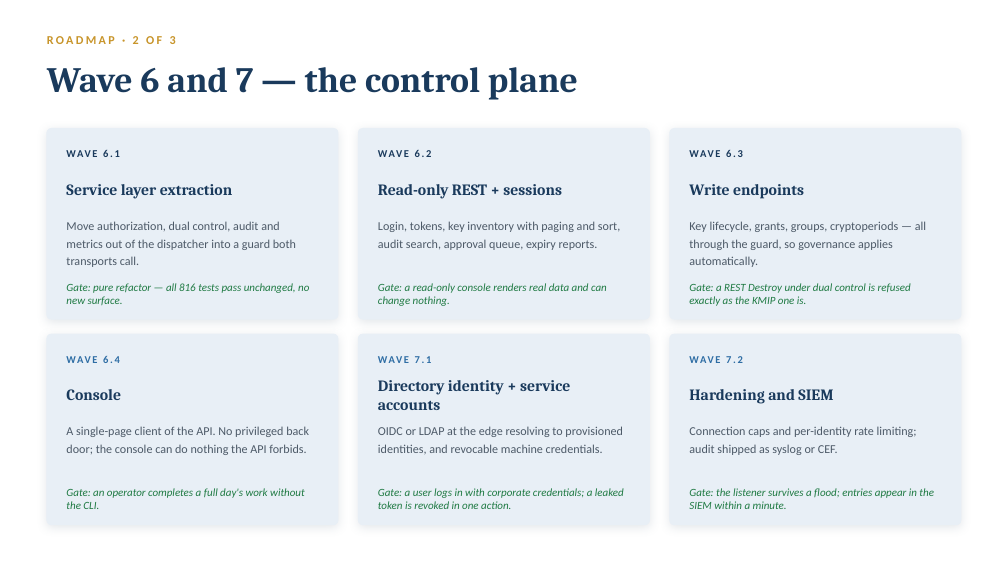
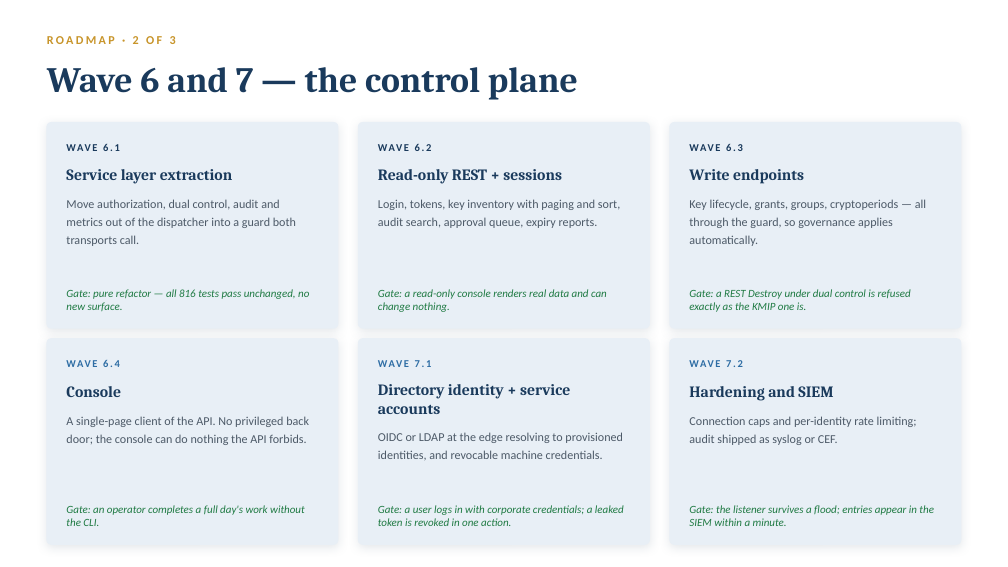
Before and after one commit to Gaillotte/Noida, a slide deck: slide 14 of KMIP_PKCS11_Overview_Deck.pptx. Drawn at 1008x567 pixels with LibreOffice and Linux fonts; fonts in the diff are those of the drawing. Boxes give left, top, right and bottom in pixels: in the first picture for what was removed or moved away, otherwise in the second. Text is boxed around its words. In the diff, an @@ line names an element or a change of style, - is before the commit and + after.

```diff
--- a/KMIP_PKCS11_Overview_Deck.pptx
+++ b/KMIP_PKCS11_Overview_Deck.pptx
@@ rounded rectangle: place and size @@
-rounded rectangle at (47, 129, 338, 319)
+rounded rectangle at (47, 123, 338, 328)
@@ rounded rectangle: place and size @@
-rounded rectangle at (358, 129, 650, 319)
+rounded rectangle at (358, 123, 650, 328)
@@ rounded rectangle: place and size @@
-rounded rectangle at (670, 129, 961, 319)
+rounded rectangle at (670, 123, 961, 328)
@@ 3 texts: place and size @@
-3 texts at (103, 150, 743, 157)
+3 texts at (103, 144, 743, 151)
@@ text "Service layer extraction": place and size @@
-text "Service layer extraction" at (66, 184, 232, 199)
+text "Service layer extraction" at (66, 169, 232, 184)
@@ text "Read-only REST + sessions": place and size @@
-text "Read-only REST + sessions" at (378, 184, 562, 199)
+text "Read-only REST + sessions" at (378, 169, 562, 184)
@@ text "Write endpoints": place and size @@
-text "Write endpoints" at (689, 184, 804, 199)
+text "Write endpoints" at (689, 169, 804, 184)
@@ text "Move authorization, dual control, audit ...": place and size @@
-text "Move authorization, dual control, audit ..." at (66, 221, 296, 267)
+text "Move authorization, dual control, audit ..." at (66, 199, 296, 246)
@@ text "Login, tokens, key inventory with ...": place and size @@
-text "Login, tokens, key inventory with ..." at (378, 221, 620, 250)
+text "Login, tokens, key inventory with ..." at (378, 199, 620, 228)
@@ text "Key lifecycle, grants, groups, cryptoperiods ...": place and size @@
-text "Key lifecycle, grants, groups, cryptoperiods ..." at (689, 221, 926, 267)
+text "Key lifecycle, grants, groups, cryptoperiods ..." at (689, 199, 926, 246)
@@ text "Gate: pure refactor — all ...": place and size @@
-text "Gate: pure refactor — all ..." at (66, 283, 309, 305)
+text "Gate: pure refactor — all ..." at (66, 289, 309, 311)
@@ text "Gate: a read-only console renders ...": place and size @@
-text "Gate: a read-only console renders ..." at (378, 283, 607, 306)
+text "Gate: a read-only console renders ..." at (378, 289, 607, 312)
@@ text "Gate: a REST Destroy under ...": place and size @@
-text "Gate: a REST Destroy under ..." at (689, 283, 911, 306)
+text "Gate: a REST Destroy under ..." at (689, 289, 911, 312)
@@ rounded rectangle: place and size @@
-rounded rectangle at (47, 334, 338, 525)
+rounded rectangle at (47, 339, 338, 544)
@@ rounded rectangle: place and size @@
-rounded rectangle at (358, 334, 650, 525)
+rounded rectangle at (358, 339, 650, 544)
@@ proportions changed in 6 elements at (47, 123, 338, 328), (358, 123, 650, 328), (670, 123, 961, 328), (47, 339, 338, 544), (358, 339, 650, 544), (670, 339, 961, 544) @@
@@ rounded rectangle: place and size @@
-rounded rectangle at (670, 334, 961, 525)
+rounded rectangle at (670, 339, 961, 544)
@@ 4 texts: place and size @@
-4 texts at (103, 356, 743, 410)
+4 texts at (103, 360, 743, 414)
@@ text "A single-page client of the ...": place and size @@
-text "A single-page client of the ..." at (66, 426, 309, 455)
+text "A single-page client of the ..." at (66, 416, 309, 445)
@@ text "Connection caps and per-identity rate ...": place and size @@
-text "Connection caps and per-identity rate ..." at (689, 426, 917, 455)
+text "Connection caps and per-identity rate ..." at (689, 416, 917, 445)
@@ text "OIDC or LDAP at the ...": place and size @@
-text "OIDC or LDAP at the ..." at (378, 426, 623, 454)
+text "OIDC or LDAP at the ..." at (378, 432, 623, 460)
@@ text "Gate: an operator completes a ...": place and size @@
-text "Gate: an operator completes a ..." at (66, 488, 305, 509)
+text "Gate: an operator completes a ..." at (66, 505, 305, 526)
@@ text "Gate: a user logs in ...": place and size @@
-text "Gate: a user logs in ..." at (378, 488, 624, 509)
+text "Gate: a user logs in ..." at (378, 505, 624, 526)
@@ text "Gate: the listener survives a ...": place and size @@
-text "Gate: the listener survives a ..." at (689, 488, 934, 509)
+text "Gate: the listener survives a ..." at (689, 505, 934, 526)
```
Also in this commit, not shown: 8 other slides changed, 4 other files.
